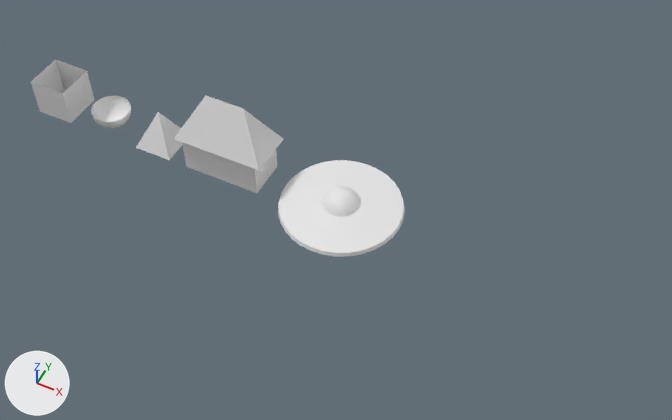
Renders of the Blender file Assignment 2/Assignment 2.blend from each side of a commit.
Both versions are drawn from a camera (50 mm lens) standing at (29.0, -11.5, 32.8) and looking at (15.9, 14.7, 0.0). Lighting does not change. The marker at lower left points along +X, +Y and +Z.
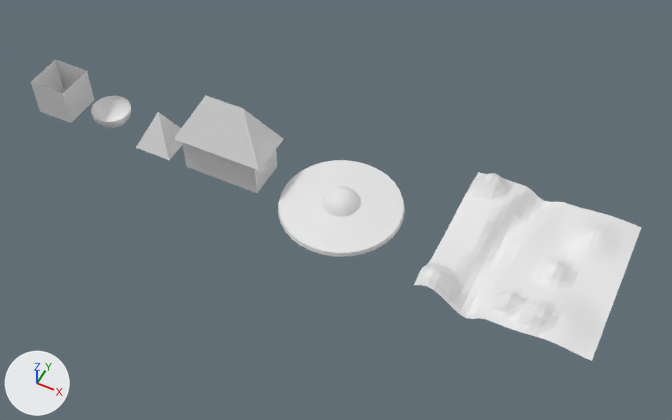
Commit message: Added kantigt landskap

What differs and where, as boxes (x1, y1, x2, y2) in the pictures (672 x 420 px):
'Plane', added: after (414, 172, 641, 361)

The change in detail:
Mesh me_plane is new.
It has 729 vertices, 676 faces and spans x -4.0..4.0, y -4.0..4.0, z -0.61..1.24.
Object 'Plane' (ob_plane) is new; it shows me_plane.
Its location is (25.0, 16.0, 0.0).
